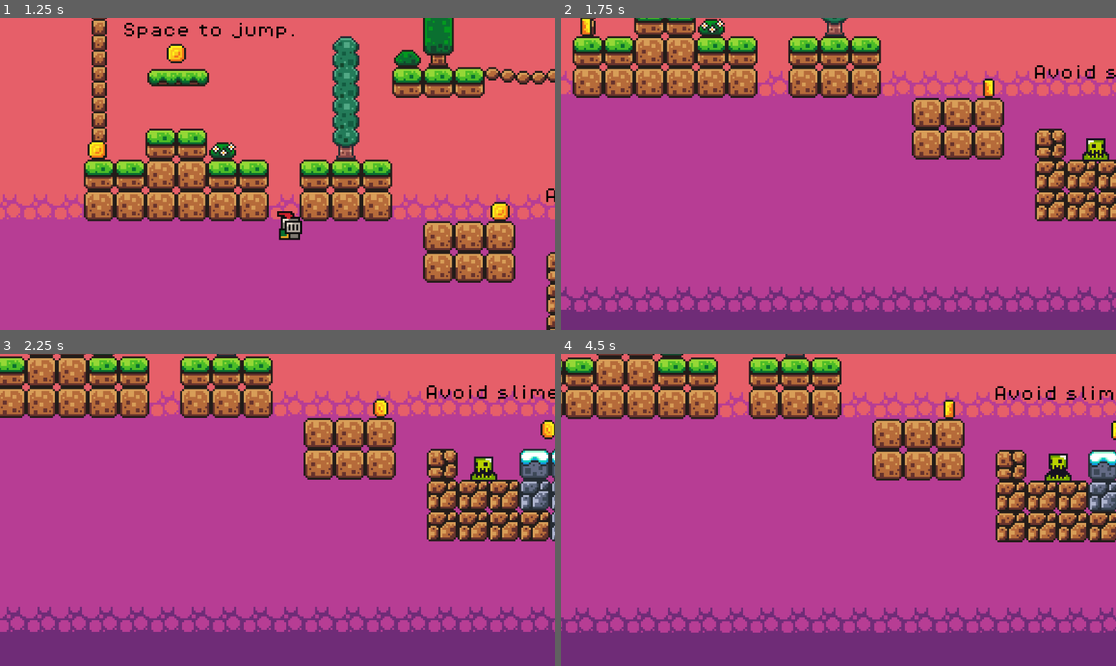
Above: before the commit, frames 1-4 (two rows, left to right).
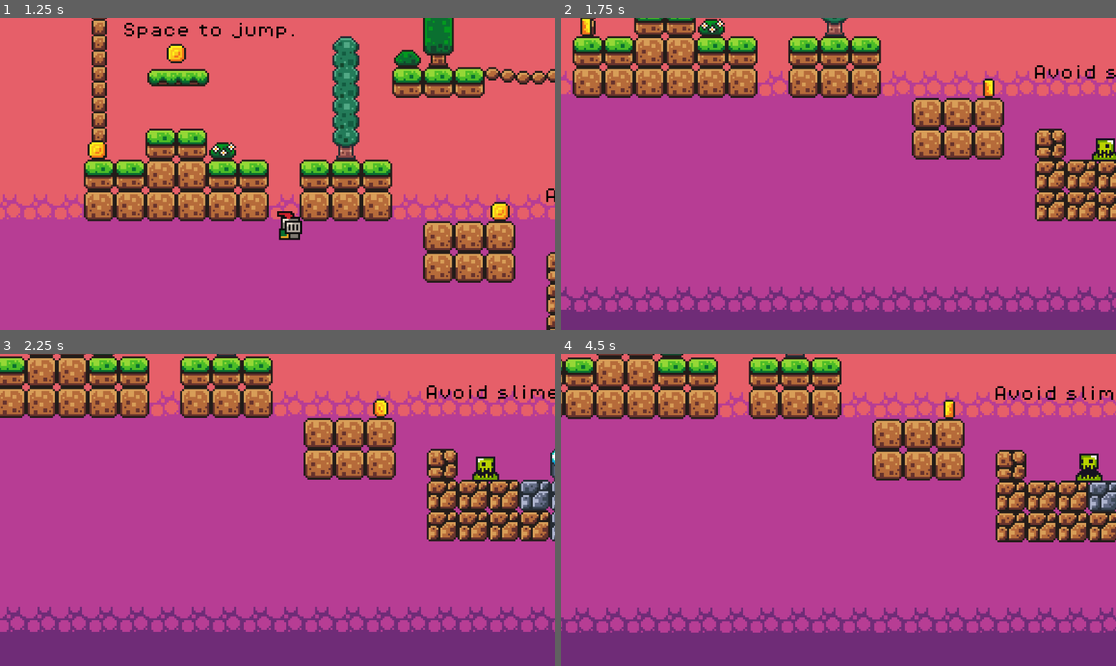
Above: after the commit, the same moments.

Repository: fioxu/Platformer_Final_Project
Game: Godot game, scene res://scenes/game.tscn
The game is run twice, just before and just after one commit, with the same random seed, the same clock (stepped at 60 frames per second) and the same inputs.
Inputs:
- Up to frame 1 (1.25 s): hold D (move_right) from 0.53 s (still down); tap Space (jump) at 0.77 s
- Up to frame 2 (1.75 s): keep holding D (move_right); tap Space (jump) at 1.52 s
- Up to frame 3 (2.25 s): release D (move_right) at 2.03 s; hold A (move_left) from 2.03 s (still down)
- Up to frame 4 (4.5 s): release A (move_left) at 2.78 s; hold D (move_right) 2.78-4.28 s; tap Space (jump) at 3.02, 3.77 s; hold A (move_left) from 4.28 s (still down)

Frame 1 is identical in both runs. In frame 2, 0.3% of the frame differs, in the area x 93-100%, y 38-46%; in frame 3, 0.8%; in frame 4, 1.0%, in the area x 87-100%, y 21-42%.

Commit message:
minor world change

Diff:
--- a/scenes/game.tscn
+++ b/scenes/game.tscn
@@ -479,7 +479,7 @@
 layer_0/name = "Background"
 layer_0/tile_data = PackedInt32Array(720918, 131072, 14, 786454, 131072, 15, 720919, 131072, 14, 786455, 131072, 15, 72 …(53104 unchanged characters)…
 layer_1/name = "Mid"
-layer_1/tile_data = PackedInt32Array(131073, 0, 0, 131074, 0 …(1862 unchanged characters)… , 524310, 458752, 1, 393234, 458752, 1, 393233, 458752, 1, -131051, 327680, 7, -262117, 196608, 2,  …(182 unchanged characters)…
+layer_1/tile_data = PackedInt32Array(131073, 0, 0, 131074, 0 …(1862 unchanged characters)… , 524310, 458752, 1, 393234, 458752, 1, -131051, 327680, 7, -262117, 196608, 2,  …(182 unchanged characters)…
 
 [node name="Player" parent="." instance=ExtResource("1_cd2w4")]
 position = Vector2(31, 34)
@@ -528,7 +528,7 @@
 position = Vector2(440, -76)
 
 [node name="Coin10" parent="Coins" instance=ExtResource("4_qotk2")]
-position = Vector2(287, 85)
+position = Vector2(297, 85)
 
 [node name="Platforms" type="Node" parent="."]
 
